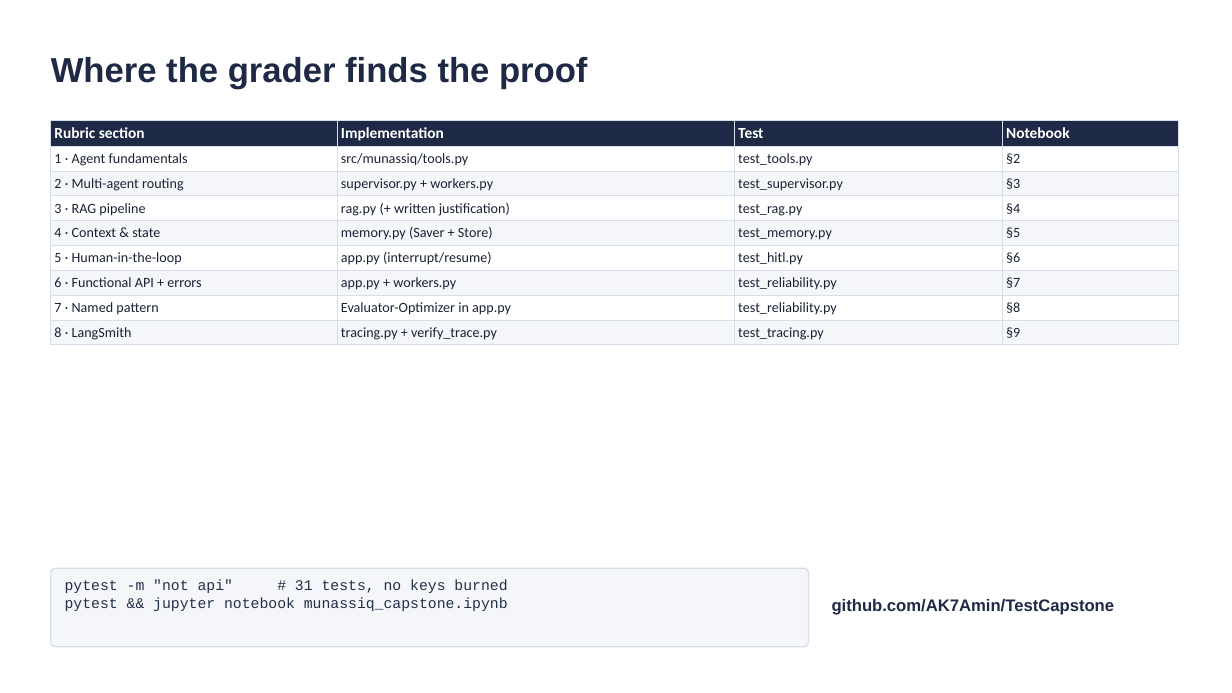
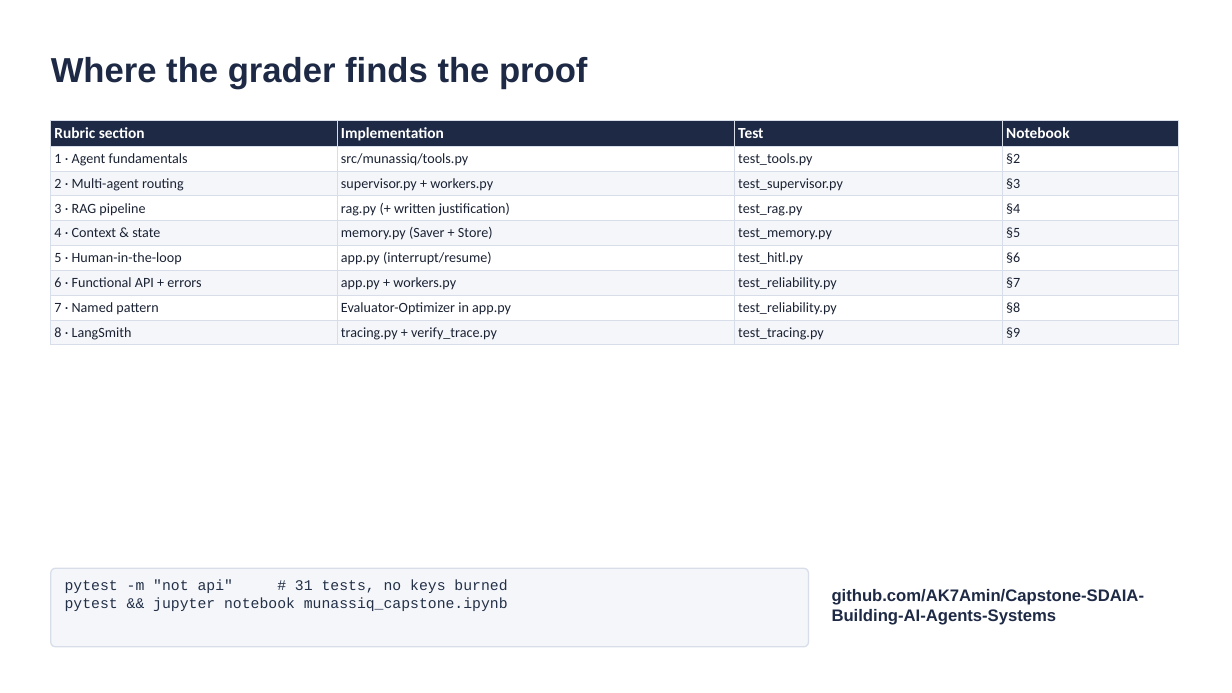
Before and after one commit to AK7Amin/Capstone-SDAIA-Building-AI-Agents-Systems, a slide deck: slide 20 of presentation/munassiq-capstone.pptx. Drawn at 1232x693 pixels with LibreOffice and Linux fonts; fonts in the diff are those of the drawing. Boxes give left, top, right and bottom in pixels: in the first picture for what was removed or moved away, otherwise in the second. Text is boxed around its words. In the diff, an @@ line names an element or a change of style, - is before the commit and + after.

```diff
--- a/presentation/munassiq-capstone.pptx
+++ b/presentation/munassiq-capstone.pptx
@@ text at [832,589,1145,625]: text changed @@
-github.com/AK7Amin/TestCapstone
+github.com/AK7Amin/Capstone-SDAIA-Building-AI-Agents-Systems
```
Also in this commit, not shown: 1 other slide changed, 2 other files.
